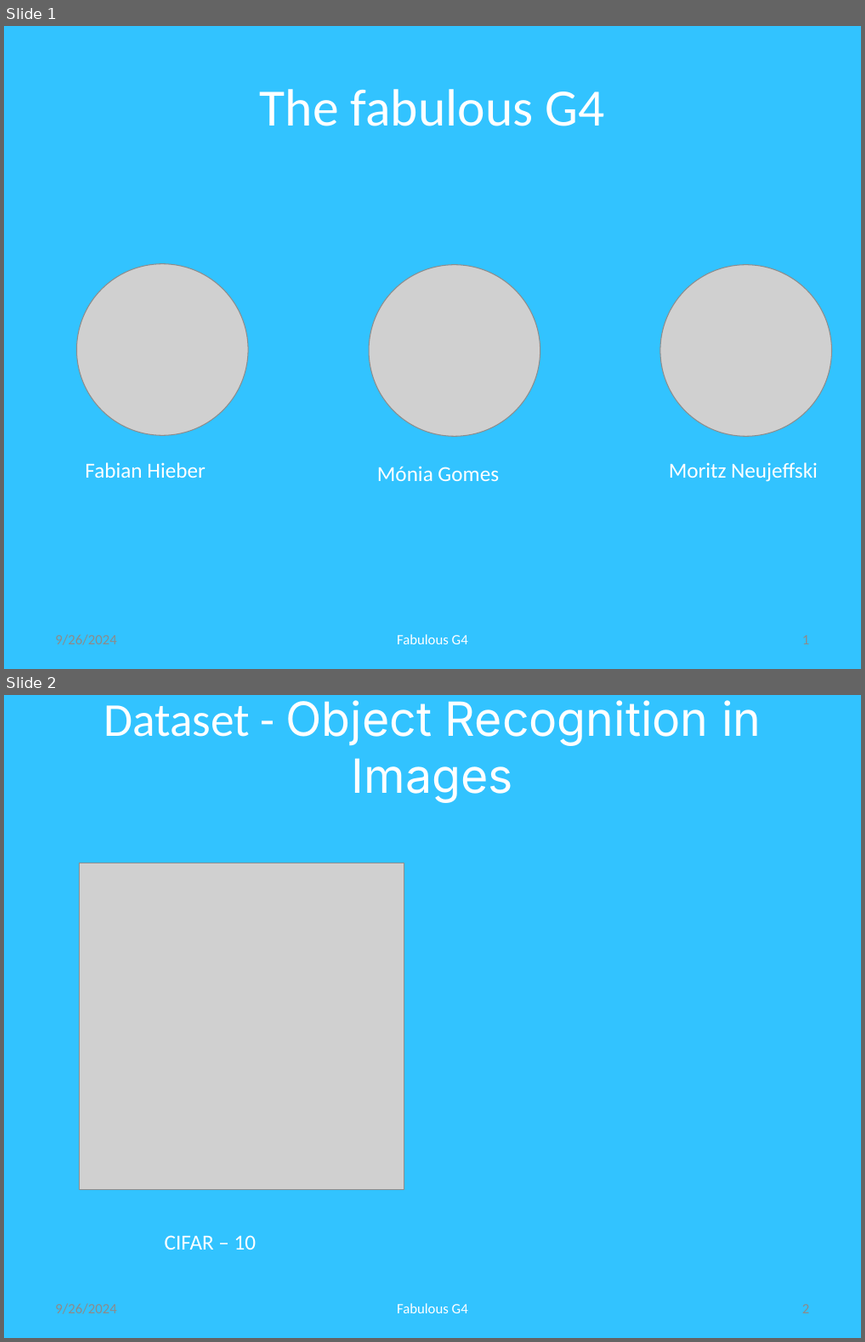
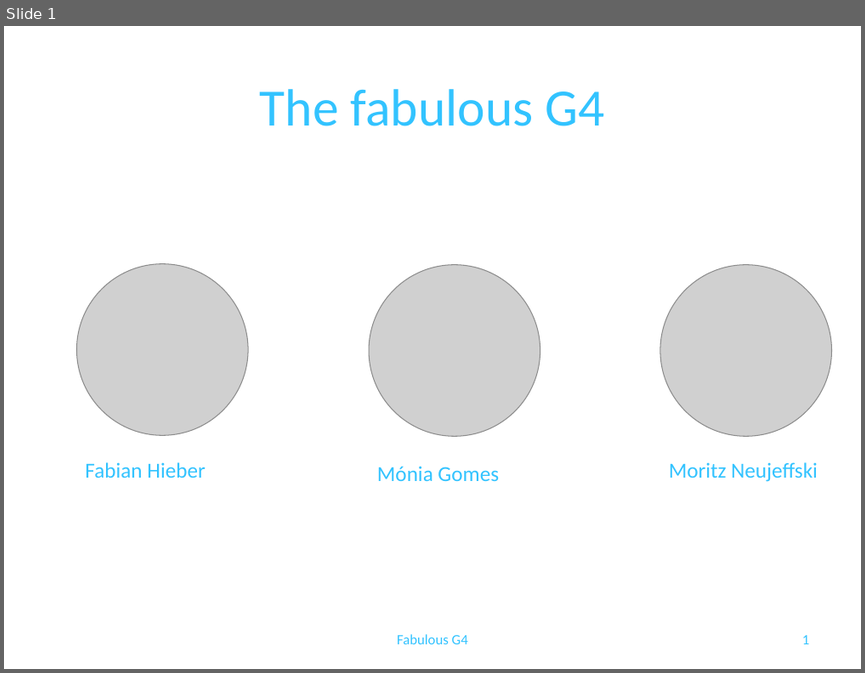
Before and after one commit to babyodacode/image_classification_project, a slide deck: docs/Deep learning Image Classification with CNN_G4.pptx. Shown one above the other, each under a label of ours: slides 1 and 2 before the commit, slide 1 after it. The pictures are 865x1342 and 865x673 pixels, drawn with LibreOffice and Linux fonts; fonts in the diff are those of the drawing; grey boxes stand for pictures. Boxes give left, top, right and bottom in pixels: in the first picture for what was removed or moved away, otherwise in the second. Text is boxed around its words. In the diff, an @@ line names an element or a change of style, - is before the commit and + after.

```diff
--- a/docs/Deep learning Image Classification with CNN_G4.pptx
+++ b/docs/Deep learning Image Classification with CNN_G4.pptx
@@ slide 2 removed at (x1=4, y1=695, x2=861, y2=1338), background #32C3FF @@
@@ title removed at (x1=103, y1=700, x2=760, y2=803) @@
-Dataset - Object Recognition in Images
@@ picture removed at (x1=80, y1=863, x2=404, y2=1190) @@
@@ text removed at (x1=165, y1=1235, x2=256, y2=1249) @@
-CIFAR – 10
@@ text removed at (x1=55, y1=1303, x2=116, y2=1314) @@
-9/26/2024
@@ text removed at (x1=397, y1=1303, x2=468, y2=1313) @@
-Fabulous G4
@@ page number removed at (x1=802, y1=1304, x2=809, y2=1313) @@
-2
@@ slide 1 changed as well @@
@@ background #32C3FF to #FFFFFF @@
@@ text removed at (x1=55, y1=634, x2=116, y2=645) @@
-9/26/2024
@@ text colour #FFFFFF to #32C3FF in 5 elements at (x1=260, y1=89, x2=604, y2=126), (x1=669, y1=462, x2=817, y2=482), (x1=377, y1=465, x2=499, y2=481), (x1=85, y1=462, x2=205, y2=477), (x1=397, y1=634, x2=468, y2=644) @@
@@ page number at (x1=802, y1=635, x2=809, y2=644): text colour #8C8C8C to #32C3FF @@
```
Also in this commit, not shown: 5 other slides changed, 4 slides added, 7 other slides removed, 2 other files.
